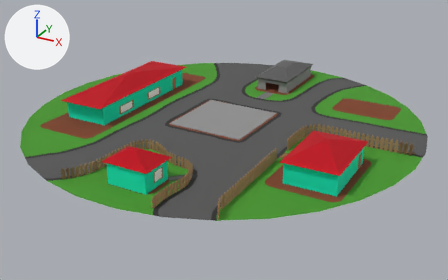
Two versions of the Blender file ModelosBlend/PlanetaTierra.blend, one commit apart.
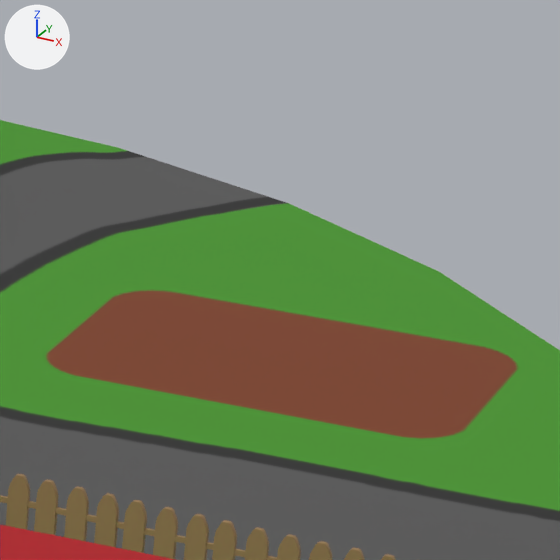
Each version appears first whole from a camera (50 mm lens) standing at (28.5, -51.8, 23.6) and looking at (0.7, -1.2, -1.7), and next in a close-up on the part from 73% to 91% of the width and 20% to 49% of the height. Lighting does not change. The marker at upper left points along +X, +Y and +Z.

In view in the first close-up: 'BasePlaneta8', 'CasaProtaExterior', 'CercasCasaProta'.
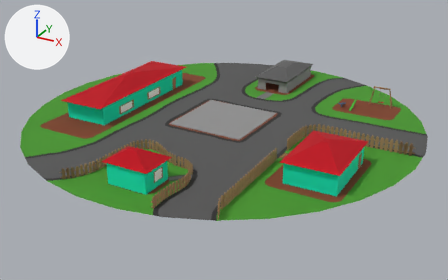
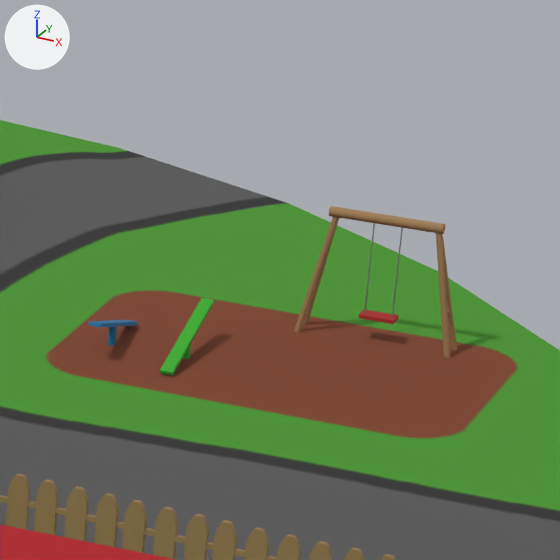
Pixel boxes [x1, y1, x2, y2] of what changed, in the close-ups (560 x 560 px):
'Coolumpio', added (brown): after [294, 206, 457, 358]
    faces in mat_madera (brown #a27f57): [294, 206, 457, 358]
    faces in mat_pasticomate (red #aa2727): [358, 310, 399, 324]
    faces in mat_plasticomate (grey #888888): [364, 223, 403, 317]
'Subeybaja.001', added (green): after [160, 298, 214, 375]
'Subeybaja', added (blue): after [88, 320, 138, 346]

Edits to the bpy script that builds the scene:
```text
Add mat_pasticomate_002:
    mat_pasticomate_002 = principled_material('PasticoMate.002')
    mat_pasticomate_002.base_color = (0.0403, 0.401, 0.023)  # green #39aa2a
    mat_pasticomate_002.roughness = 0.895
Add mat_pasticomate_001:
    mat_pasticomate_001 = principled_material('PasticoMate.001')
    mat_pasticomate_001.base_color = (0.0201, 0.173, 0.402)  # blue #2773aa
    mat_pasticomate_001.roughness = 0.895
Add mat_plasticomate:
    mat_plasticomate = principled_material('PlasticoMate')
    mat_plasticomate.base_color = (0.247, 0.247, 0.247)  # grey #888888
Add mat_pasticomate:
    mat_pasticomate = principled_material('PasticoMate')
    mat_pasticomate.base_color = (0.402, 0.0201, 0.0201)  # red #aa2727
    mat_pasticomate.roughness = 0.895
Add me_cube_003:
    me_cube_003.from_pydata(...)  # 72 vertices, 38 faces; spans x -1.0..1.0, y -1.0..1.0, z -11.77..1.0
    me_cube_003.materials.append(mat_pasticomate_002)  # green #39aa2a
Add me_cube_002:
    me_cube_002.from_pydata(...)  # 72 vertices, 38 faces; spans x -1.0..1.0, y -1.0..1.0, z -11.77..1.0
    me_cube_002.materials.append(mat_pasticomate_001)  # blue #2773aa
Add me_cylinder:
    me_cylinder.from_pydata(...)  # 584 vertices, 298 faces; spans x -4.9..5.1, y -25.1..24.9, z -1.4..0.7
    # faces by material slot: [226, 66, 6]
    me_cylinder.materials.append(mat_madera)  # brown #a27f57
    me_cylinder.materials.append(mat_plasticomate)  # grey #888888
    me_cylinder.materials.append(mat_pasticomate)  # red #aa2727
Add ob_subeybaja_001:
    ob_subeybaja_001 = bpy.data.objects.new('Subeybaja.001', me_cube_003)
    ob_subeybaja_001.location = (10.55, 9.34, 0.35)
    ob_subeybaja_001.rotation_euler = (0.0, 0.297, 4.712)  # degrees (0, 17, 270)
    ob_subeybaja_001.scale = (1.0, 0.1, 0.03)
Add ob_subeybaja:
    ob_subeybaja = bpy.data.objects.new('Subeybaja', me_cube_002)
    ob_subeybaja.location = (9.35, 9.34, 0.35)
    ob_subeybaja.rotation_euler = (0.0, 0.297, 1.571)  # degrees (0, 17, 90)
    ob_subeybaja.scale = (1.0, 0.1, 0.03)
Add ob_coolumpio:
    ob_coolumpio = bpy.data.objects.new('Coolumpio', me_cylinder)
    ob_coolumpio.location = (12.93, 11.53, 1.35)
    ob_coolumpio.rotation_euler = (0.0, 0.0, 1.571)  # degrees (0, 0, 90)
    ob_coolumpio.scale = (0.05, 0.05, 1.0)
```
